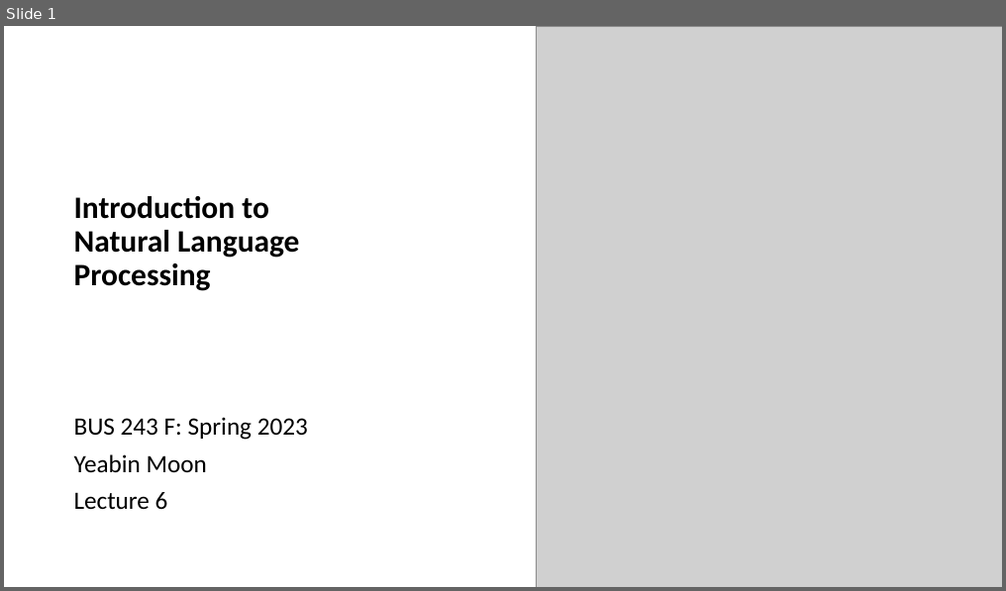
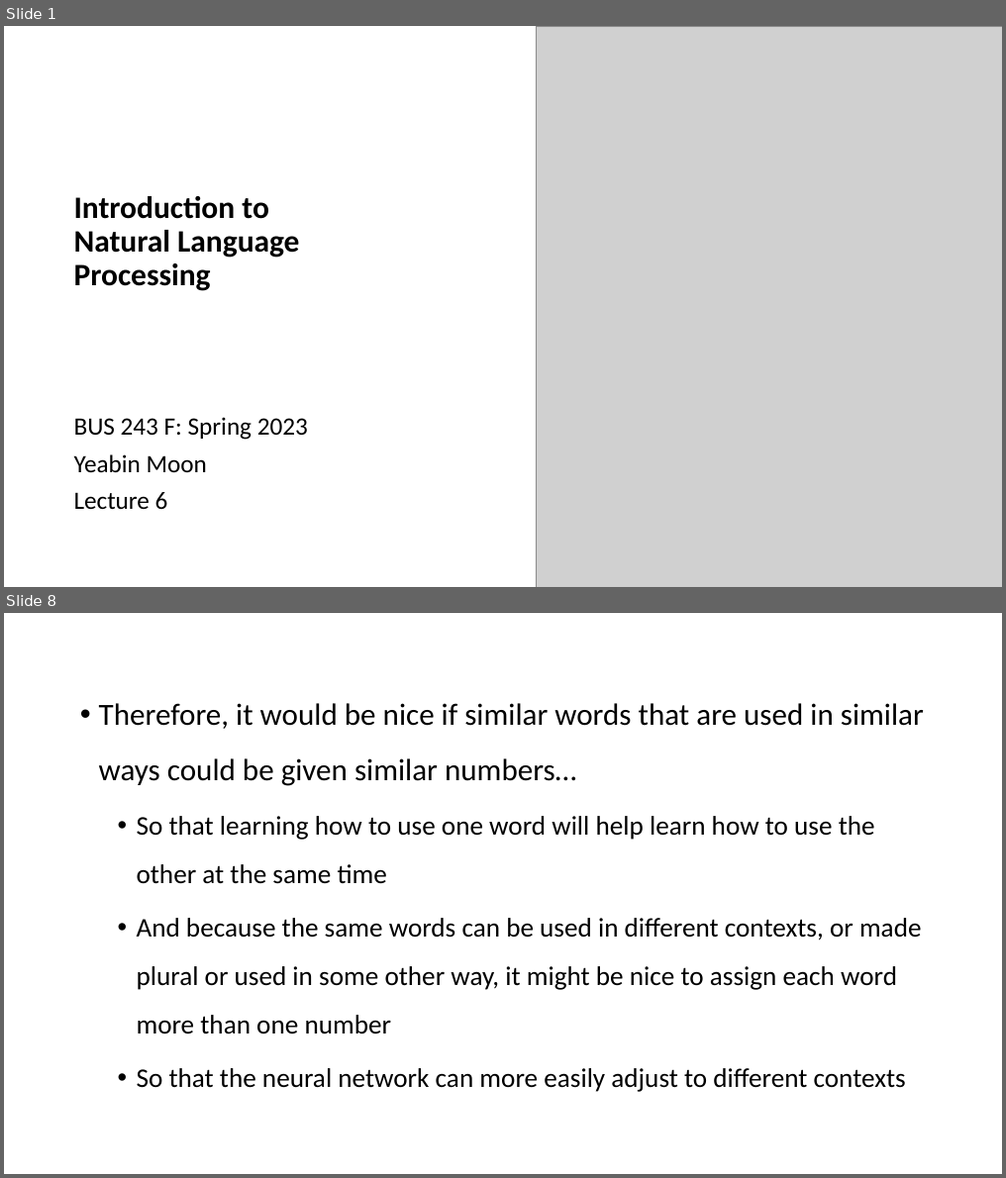
Before and after one commit to YeabinMoonEcon/BUS211, a slide deck: BUS243_NLP/lecture_notes/Lecture6_2.pptx. Shown one above the other, each under a label of ours: slide 1 before the commit, slides 1 and 8 after it; the slides between them are not shown. The pictures are 1006x591 and 1006x1178 pixels, drawn with LibreOffice and Linux fonts; fonts in the diff are those of the drawing; grey boxes stand for pictures. Boxes give left, top, right and bottom in pixels: in the first picture for what was removed or moved away, otherwise in the second. Text is boxed around its words. In the diff, an @@ line names an element or a change of style, - is before the commit and + after.

```diff
--- a/BUS243_NLP/lecture_notes/Lecture6_2.pptx
+++ b/BUS243_NLP/lecture_notes/Lecture6_2.pptx
@@ slide 8 added at [4, 613, 1002, 1174], background #FFFFFF @@
@@ text added at [99, 703, 924, 1092], 25.9 pt, text #000000 @@
+• Therefore, it would be nice if similar words that are used in similar ways could be given similar numbers…
+  • So that learning how to use one word will help learn how to use the other at the same time
+  • And because the same words can be used in different contexts, or made plural or used in some other way, it might be nice to assign each word more than one number
+  • So that the neural network can more easily adjust to different contexts
```
Also in this commit, not shown: 91 other slides added, 12 slides removed, 2 other files.
